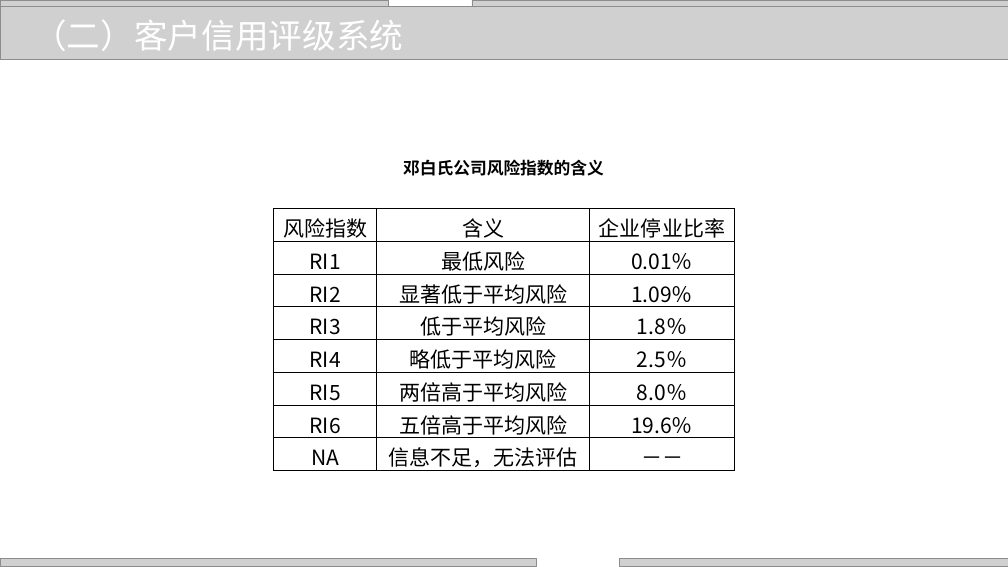
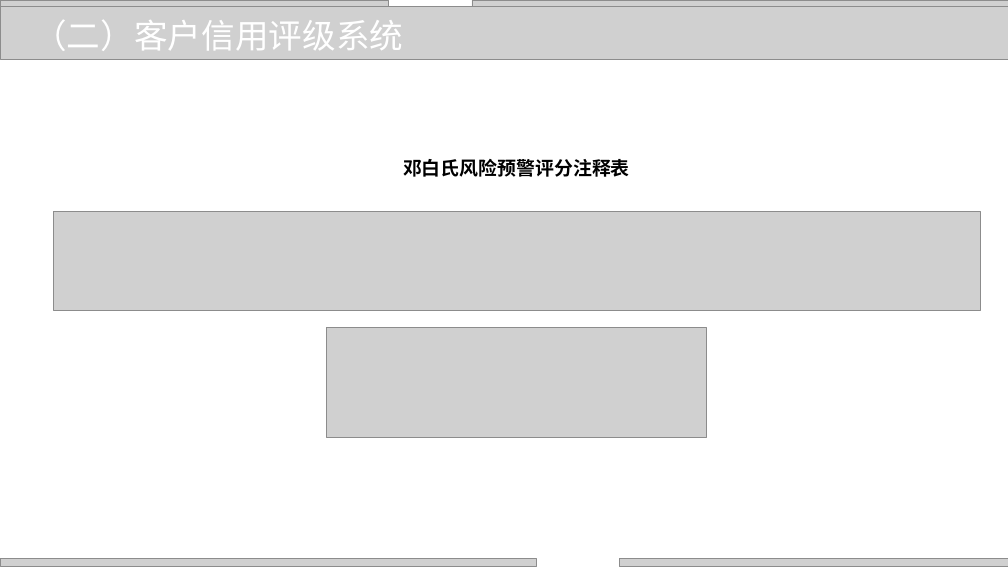
Before and after one commit to zhangjianzhang/internet_credit, a slide deck: slide 26 of files/slides/lecture_9.pptx. Drawn at 1008x567 pixels with LibreOffice and Linux fonts; fonts in the diff are those of the drawing; grey boxes stand for pictures; background and template pictures are left out. Boxes give left, top, right and bottom in pixels: in the first picture for what was removed or moved away, otherwise in the second. Text is boxed around its words. In the diff, an @@ line names an element or a change of style, - is before the commit and + after.

```diff
--- a/files/slides/lecture_9.pptx
+++ b/files/slides/lecture_9.pptx
@@ text at [403, 159, 630, 177]: text changed; size 16 to 18 pt @@
-邓白氏公司风险指数的含义
+邓白氏风险预警评分注释表
@@ table removed at [274, 209, 734, 475], 8 rows, 3 columns @@
-风险指数 | 含义 | 企业停业比率
-RI1 | 最低风险 | 0.01％
-RI2 | 显著低于平均风险 | 1.09％
-RI3 | 低于平均风险 | 1.8％
-RI4 | 略低于平均风险 | 2.5％
-RI5 | 两倍高于平均风险 | 8.0％
-RI6 | 五倍高于平均风险 | 19.6％
-NA | 信息不足，无法评估 | －－
@@ picture added at [53, 211, 980, 310] @@
@@ picture added at [327, 327, 706, 438] @@
```
Also in this commit, not shown: 37 other slides changed, 1 slide removed, 4 other files.
